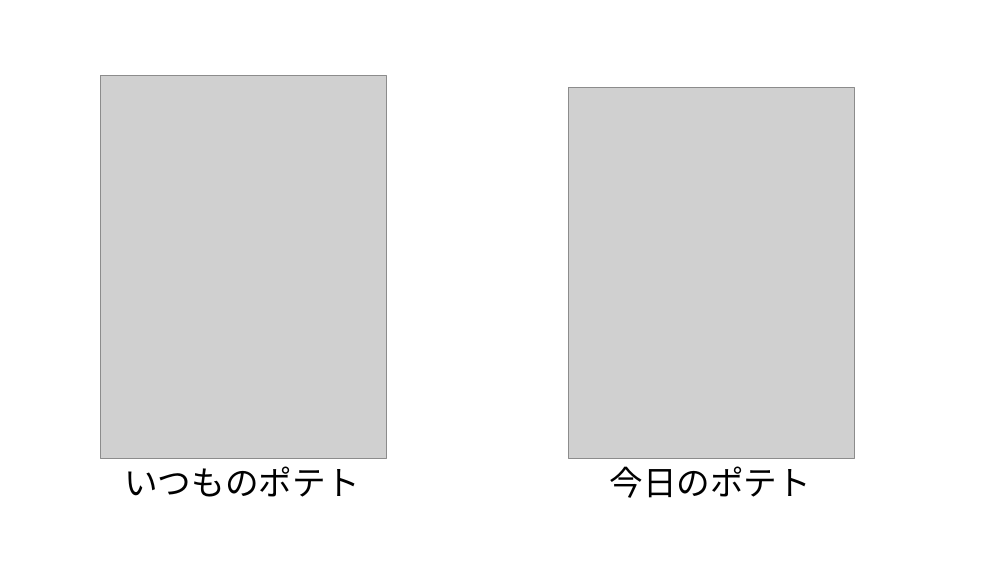
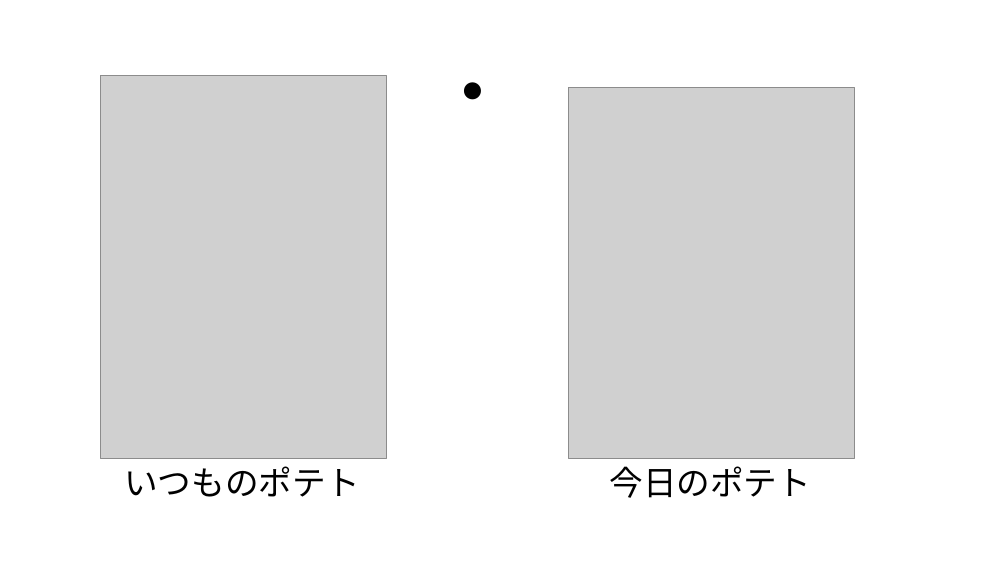
Before and after one commit to michikazuokai/1020201.-2, a slide deck: slide 1 of 10/images/プレゼンテーション1.pptx. Drawn at 1008x567 pixels with LibreOffice and Linux fonts; fonts in the diff are those of the drawing; grey boxes stand for pictures. Boxes give left, top, right and bottom in pixels: in the first picture for what was removed or moved away, otherwise in the second. Text is boxed around its words. In the diff, an @@ line names an element or a change of style, - is before the commit and + after.

```diff
--- a/10/images/プレゼンテーション1.pptx
+++ b/10/images/プレゼンテーション1.pptx
@@ text added at (457, 76, 491, 106), 18 pt, text #000000 @@
+●
```
Also in this commit, not shown: 1 other slide changed, 1 slide added, 21 other files.
